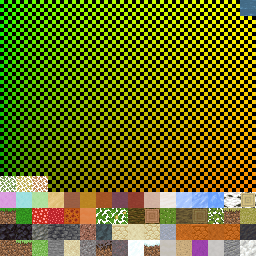
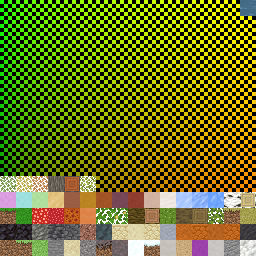
Layer changes from the first 256×256 image to the second:
painted on "blocks" over [48, 176, 96, 192]
painted on "uv gradient" over [80, 176, 96, 192]
